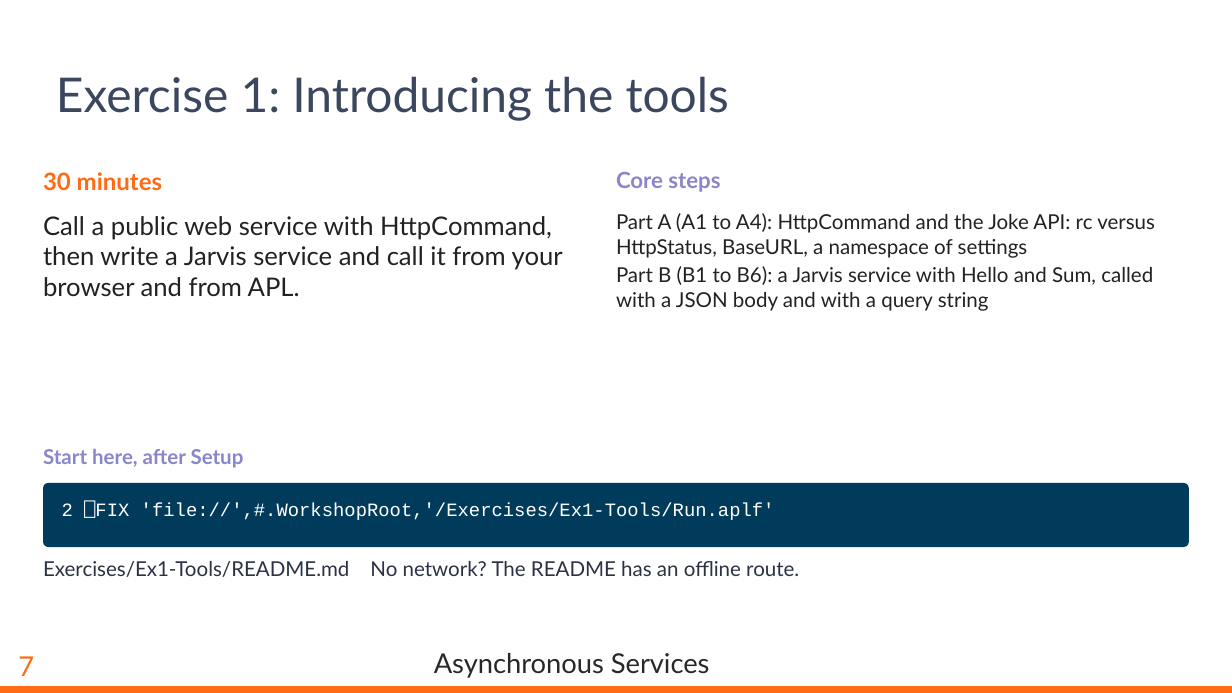
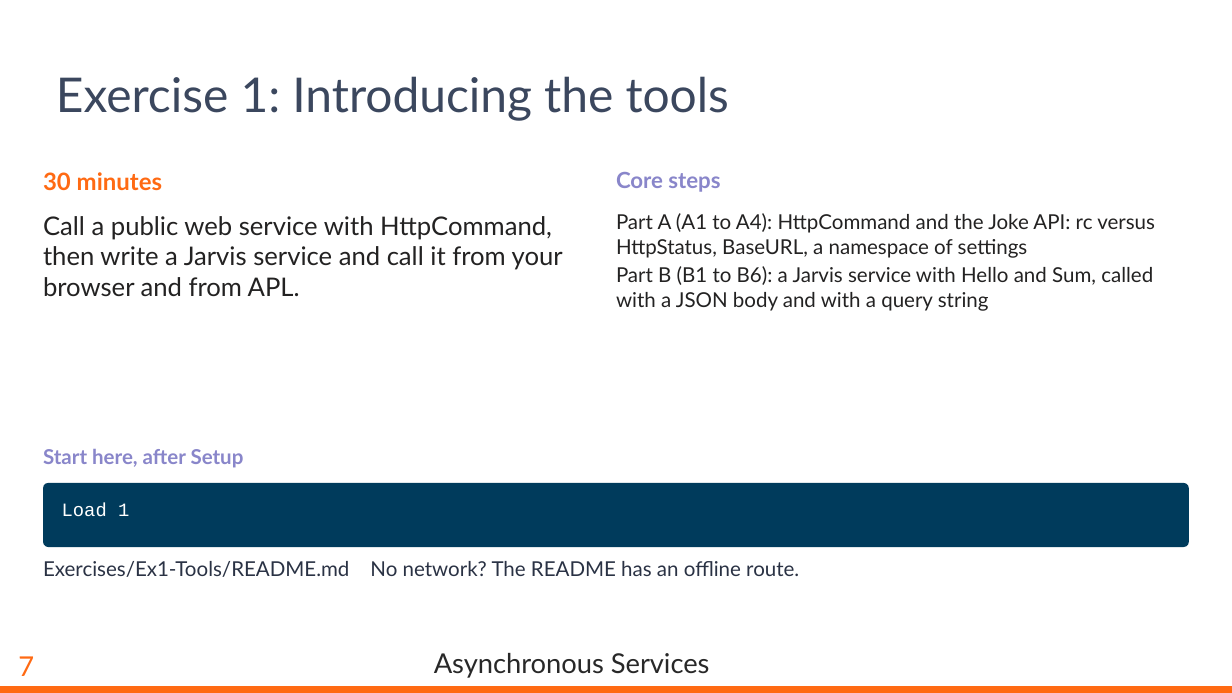
Before and after one commit to dyalog-training/2026-MP2, a slide deck: slide 8 of Presentation/AsynchronousServices.pptx. Drawn at 1232x693 pixels with LibreOffice and Linux fonts; fonts in the diff are those of the drawing; background and template pictures are left out. Boxes give left, top, right and bottom in pixels: in the first picture for what was removed or moved away, otherwise in the second. Text is boxed around its words. In the diff, an @@ line names an element or a change of style, - is before the commit and + after.

```diff
--- a/Presentation/AsynchronousServices.pptx
+++ b/Presentation/AsynchronousServices.pptx
@@ text at box(62, 503, 129, 517): text changed @@
-2 ⎕FIX 'file://',#.WorkshopRoot,'/Exercises/Ex1-Tools/Run.aplf'
+Load 1
```
Also in this commit, not shown: 8 other slides changed, 29 other files.
